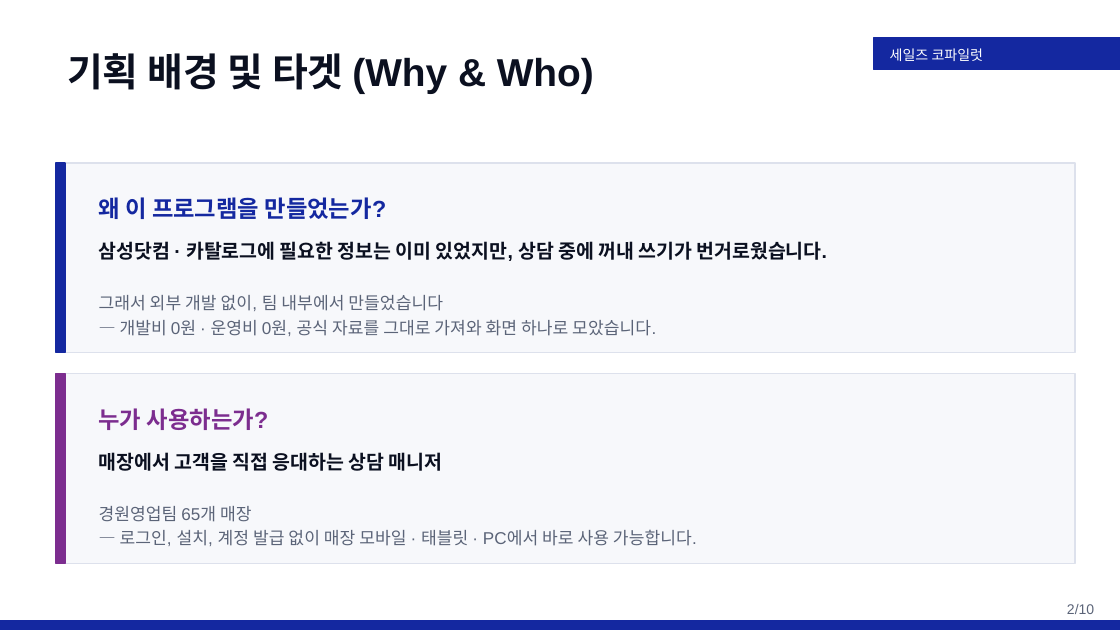
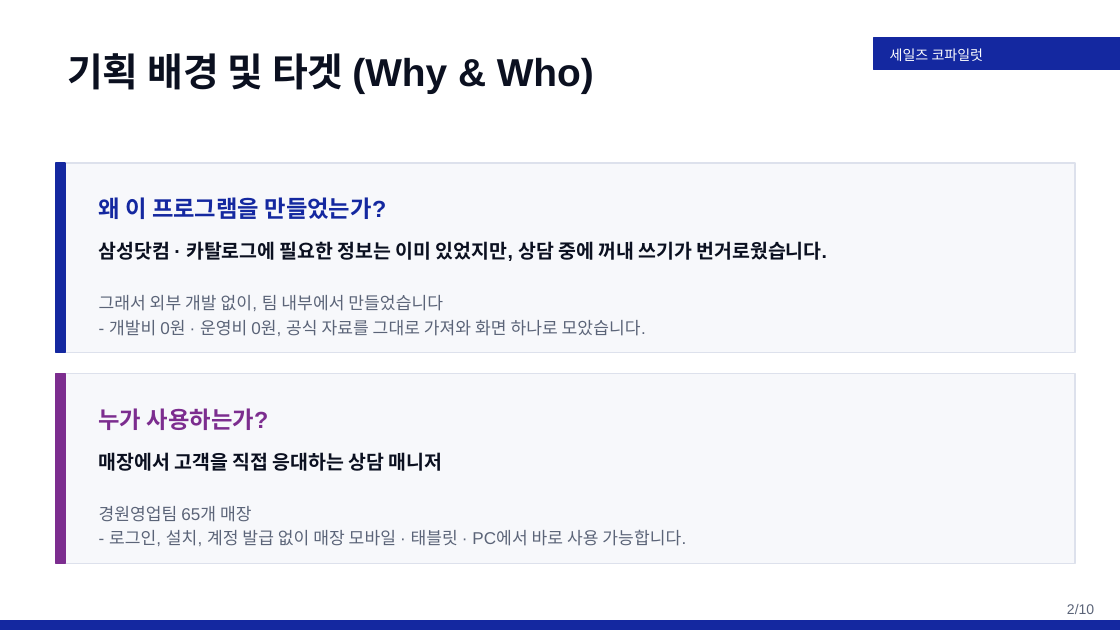
Before and after one commit to rhrjsgks-jarvis/gyeongwon-ax-hub, a slide deck: slide 2 of 발표자료/세일즈코파일럿_5분발표_웹툰없음(삼성폰트적용).pptx. Drawn at 1120x630 pixels with LibreOffice and Linux fonts; fonts in the diff are those of the drawing. Boxes give left, top, right and bottom in pixels: in the first picture for what was removed or moved away, otherwise in the second. Text is boxed around its words. In the diff, an @@ line names an element or a change of style, - is before the commit and + after.

```diff
--- a/발표자료/세일즈코파일럿_5분발표_웹툰없음(삼성폰트적용).pptx
+++ b/발표자료/세일즈코파일럿_5분발표_웹툰없음(삼성폰트적용).pptx
@@ text at bbox=[109, 320, 646, 336]: text changed @@
-— 개발비 0원 · 운영비 0원, 공식 자료를 그대로 가져와 화면 하나로 모았습니다.
+- 개발비 0원 · 운영비 0원, 공식 자료를 그대로 가져와 화면 하나로 모았습니다.
@@ text at bbox=[109, 529, 686, 546]: text changed @@
-— 로그인, 설치, 계정 발급 없이 매장 모바일 · 태블릿 · PC에서 바로 사용 가능합니다.
+- 로그인, 설치, 계정 발급 없이 매장 모바일 · 태블릿 · PC에서 바로 사용 가능합니다.
```
Also in this commit, not shown: 7 other slides changed, 1 other file.
